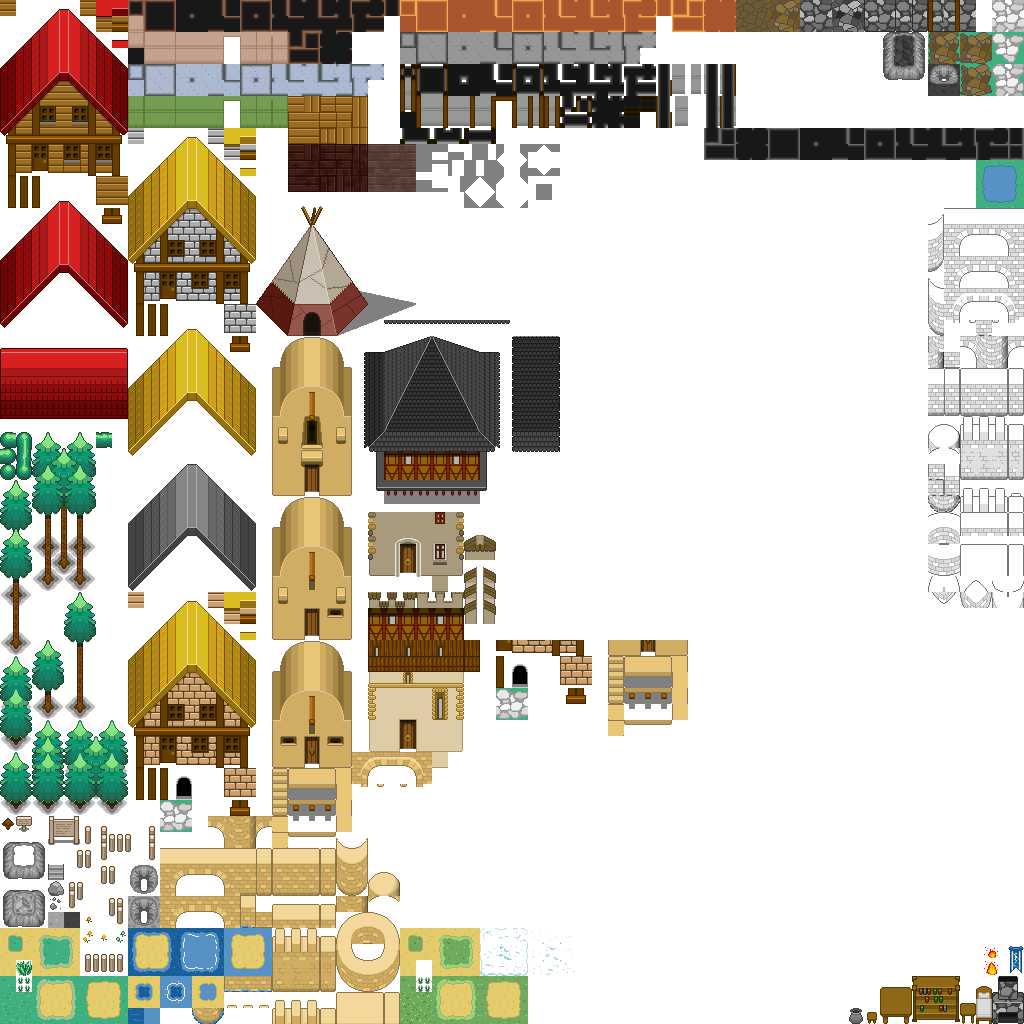
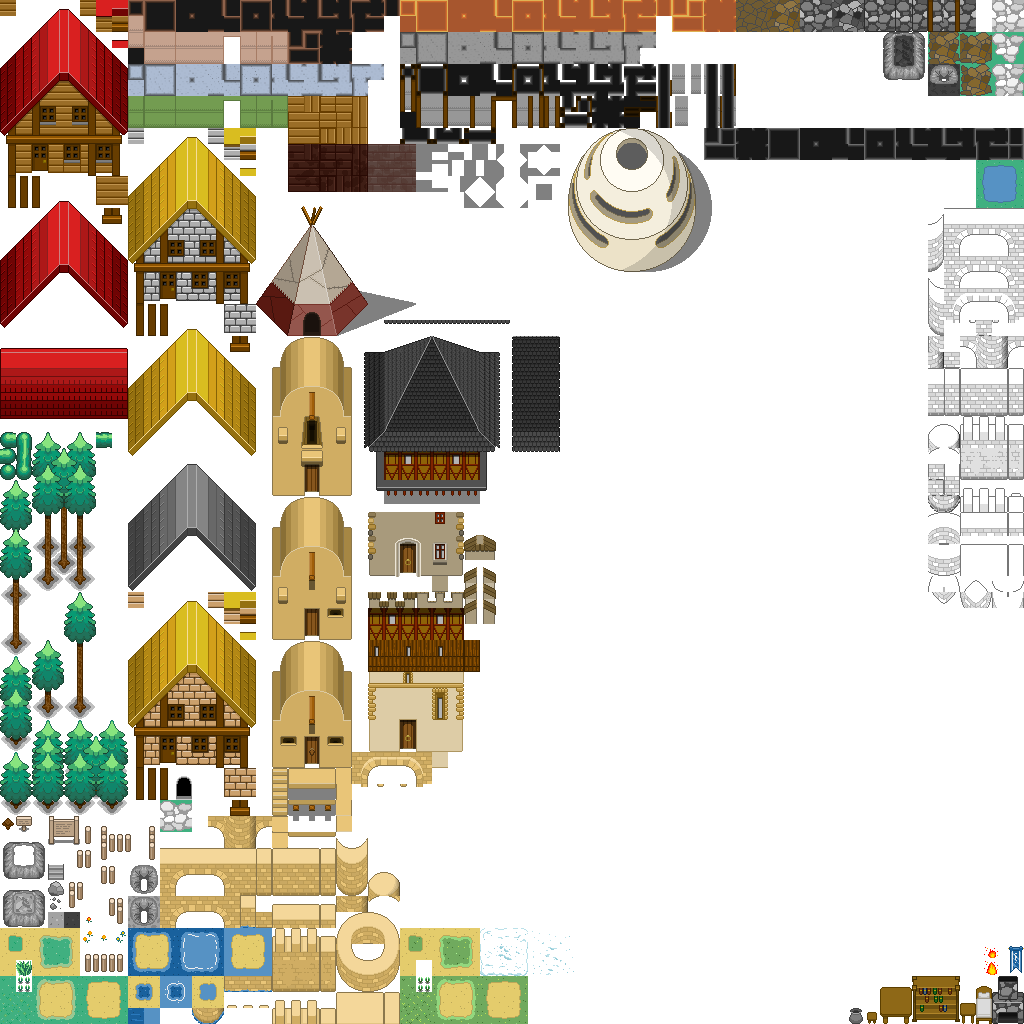
The second 1024×1024 image is a revision of the first. Changes to its layers:
painted on "Hintergrund" over (x1=496, y1=128, x2=712, y2=736)
